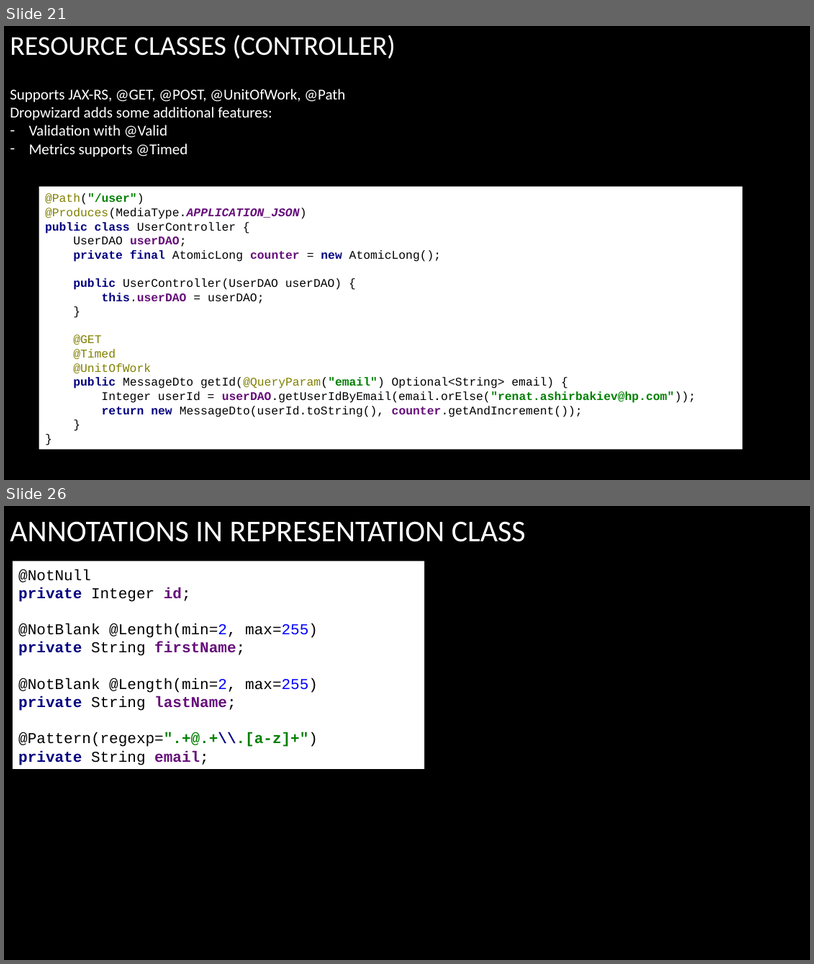
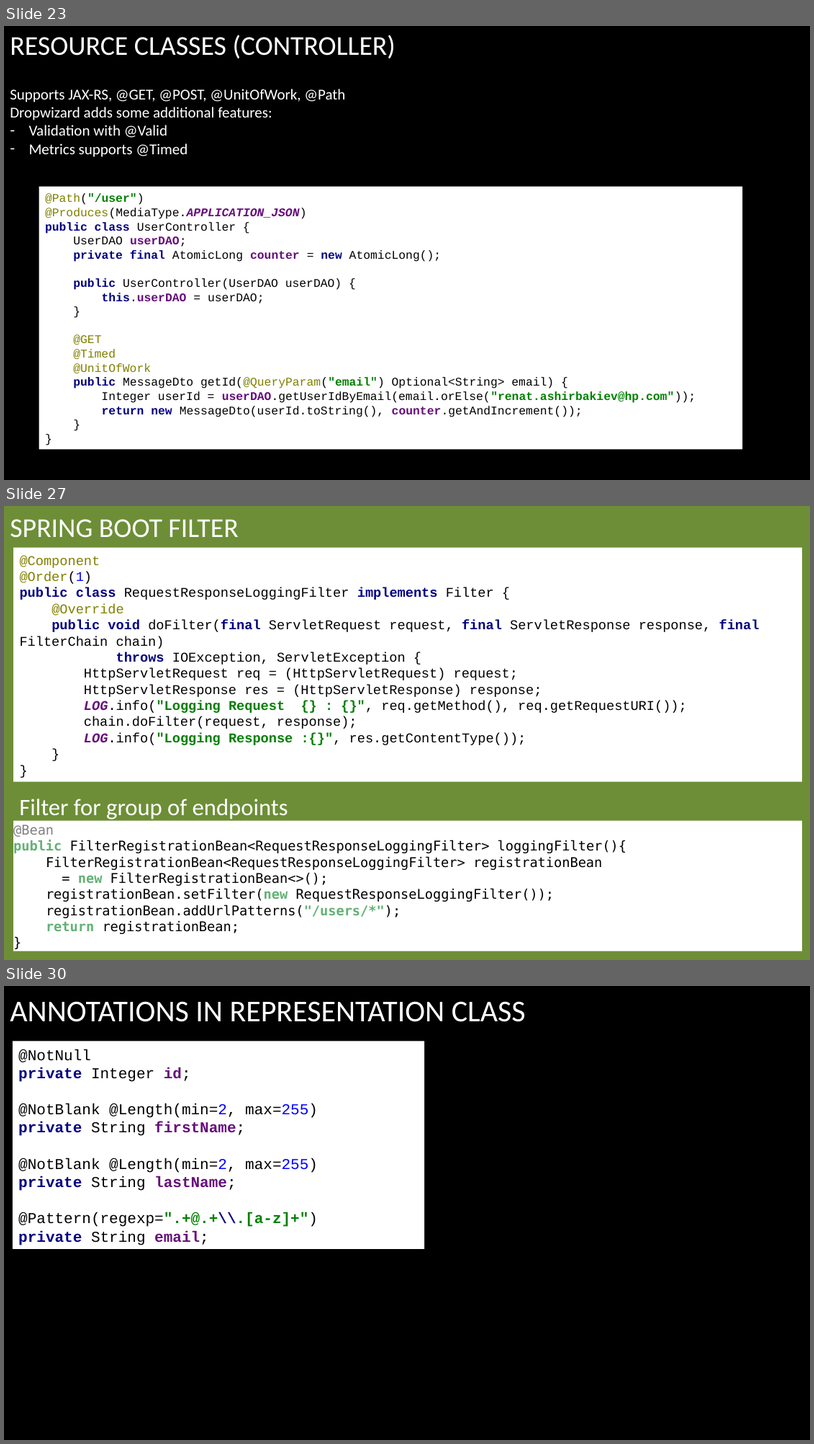
Before and after one commit to arenat/wiza_1, a slide deck: wiza.pptx. Shown one above the other, each under a label of ours: slides 21 and 26 before the commit, slides 23, 27 and 30 after it; the slides between them are not shown. The pictures are 814x964 and 814x1444 pixels, drawn with LibreOffice and Linux fonts; fonts in the diff are those of the drawing; background and template pictures are left out. Boxes give left, top, right and bottom in pixels: in the first picture for what was removed or moved away, otherwise in the second. Text is boxed around its words. In the diff, an @@ line names an element or a change of style, - is before the commit and + after.

```diff
--- a/wiza.pptx
+++ b/wiza.pptx
@@ slide 27 added at <box>4,506,810,960</box>, background picture (left out) @@
@@ title added at <box>10,519,238,538</box>, 32.4 pt, text #FFFFFF @@
+SPRING BOOT FILTER
@@ rectangle added at <box>13,548,802,782</box>, fill #FFFFFF, 16 pt, text #000000 @@
+@Component
+@Order(1)
+public class RequestResponseLoggingFilter implements Filter {
+@Override
+public void doFilter(final ServletRequest request, final ServletResponse response, final FilterChain chain)
+throws IOException, ServletException {
+HttpServletRequest req = (HttpServletRequest) request;
+HttpServletResponse res = (HttpServletResponse) response;
+LOG.info("Logging Request {} : {}", req.getMethod(), req.getRequestURI());
+chain.doFilter(request, response);
+LOG.info("Logging Response :{}", res.getContentType());
+}
+}
@@ text added at <box>19,798,288,821</box>, 28 pt, text #FFFFFF @@
+Filter for group of endpoints
@@ rectangle added at <box>13,821,802,951</box>, fill #FFFFFF, 16 pt, text #000000 @@
+@Bean
+public FilterRegistrationBean<RequestResponseLoggingFilter> loggingFilter(){
+FilterRegistrationBean<RequestResponseLoggingFilter> registrationBean
+= new FilterRegistrationBean<>();
+registrationBean.setFilter(new RequestResponseLoggingFilter());
+registrationBean.addUrlPatterns("/users/*");
+return registrationBean;
+}
@@ what was slide 21 is now slide 23 @@
@@ what was slide 26 is now slide 30 @@
```
Also in this commit, not shown: 11 slides changed, 6 other slides added, 2 other files.
